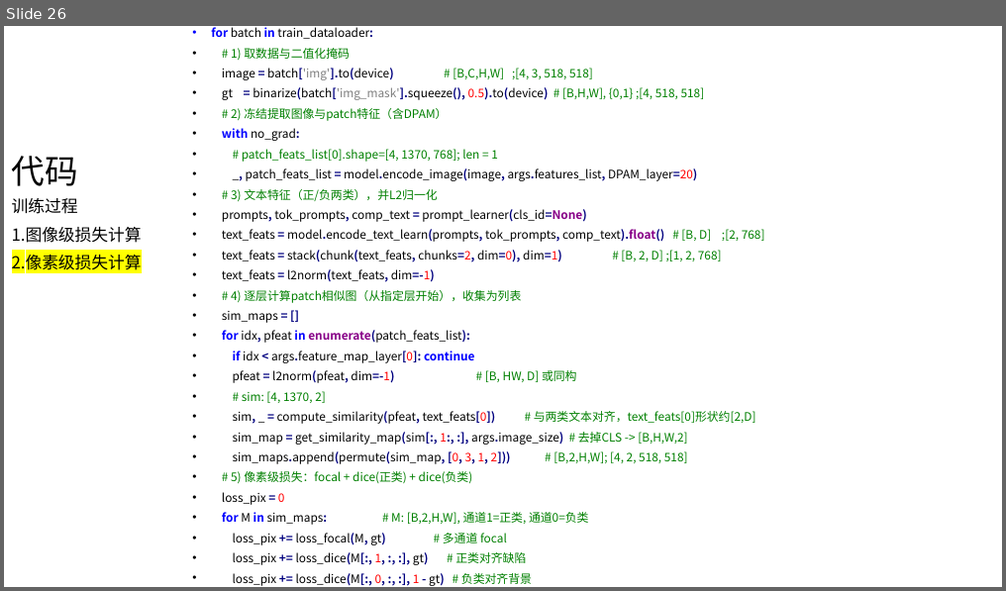
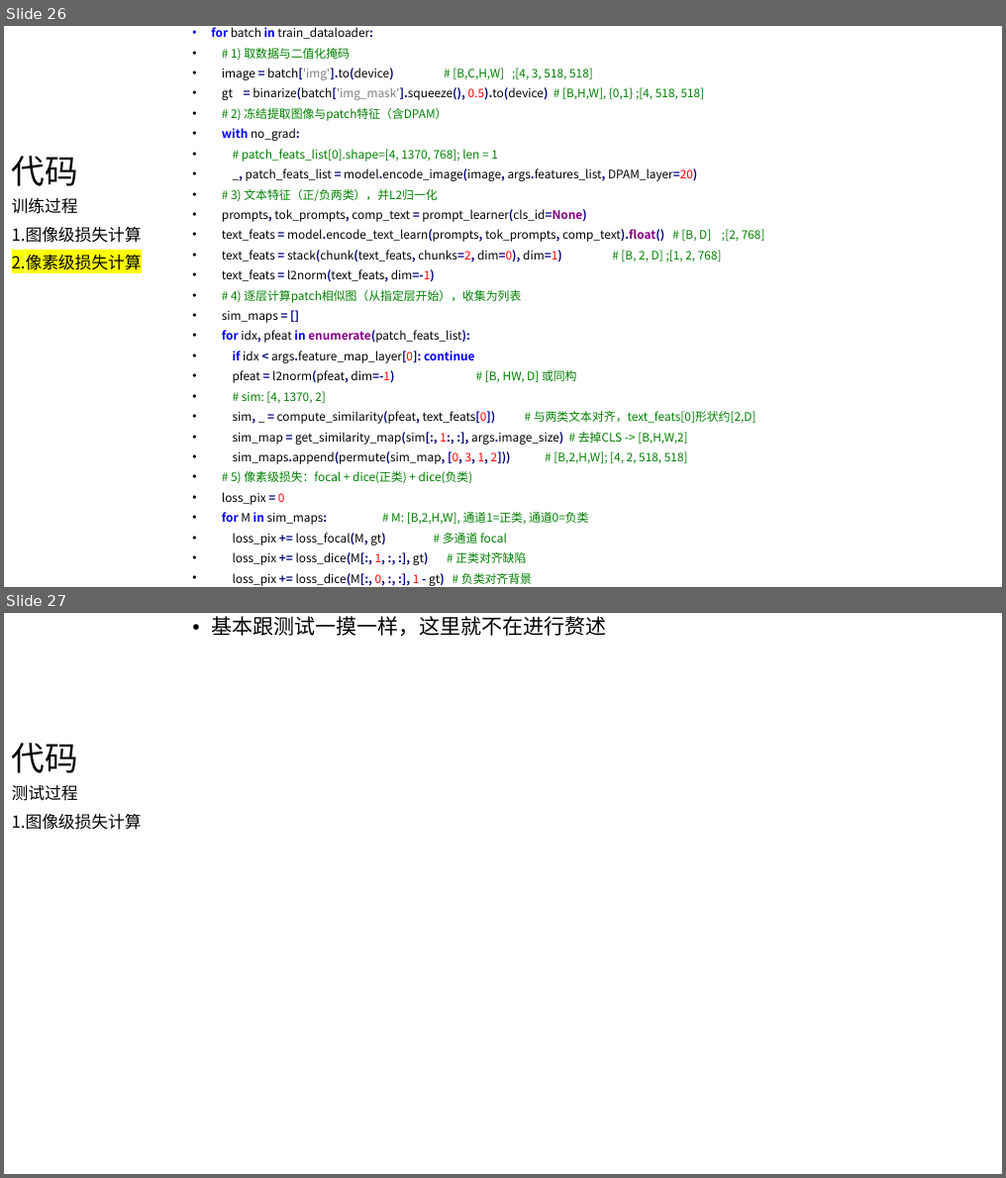
Before and after one commit to wushengxin2012/fileRepository, a slide deck: 2310.18961v10-AnomlyClip.pptx. Shown one above the other, each under a label of ours: slide 26 before the commit, slides 26 and 27 after it. The pictures are 1006x591 and 1006x1178 pixels, drawn with LibreOffice and Linux fonts; fonts in the diff are those of the drawing. Boxes give left, top, right and bottom in pixels: in the first picture for what was removed or moved away, otherwise in the second. Text is boxed around its words. In the diff, an @@ line names an element or a change of style, - is before the commit and + after.

```diff
--- a/2310.18961v10-AnomlyClip.pptx
+++ b/2310.18961v10-AnomlyClip.pptx
@@ slide 27 added at <box>4,613,1002,1174</box>, background #FFFFFF @@
@@ text added at <box>211,616,607,636</box>, 20 pt, text #000000 @@
+• 基本跟测试一摸一样，这里就不在进行赘述
@@ title added at <box>12,743,78,773</box>, 32 pt, text #000000 @@
+代码
@@ text added at <box>12,785,142,830</box>, 16 pt, text #000000 @@
+测试过程
+1.图像级损失计算
```
Also in this commit, not shown: 4 other files.
